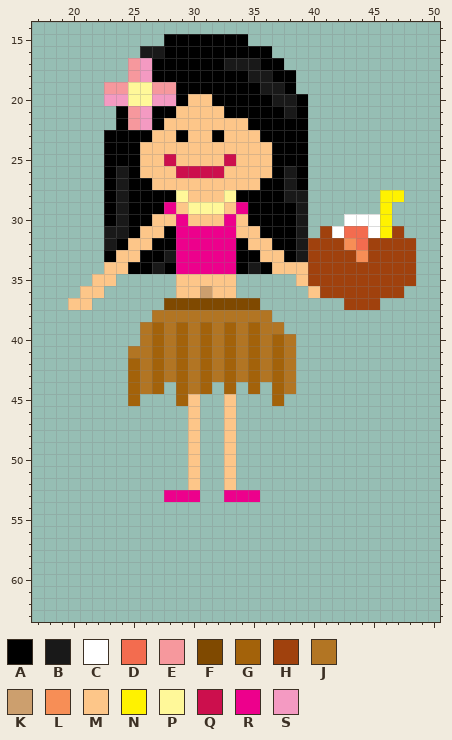
Pixel-art sprite: Shania FIND ABBY!!!!!/sprites/spr_shania/layers/8996efd8-3c8e-498f-a087-a184acf03416/42f4934e-91a5-451c-b92b-faaf10f1793d.png. Above is the file before it was changed.
The file is 64x64 pixels. Shown: x 17..50, y 14..63.
Palette (. is transparent): A #000000  B #191919  C #ffffff  D #f36c4f  E #f6989d  F #7f4900  G #a3620a  H #a0410d  J #b27523  K #cc9f6e  L #f78e56  M #fdc689  N #fff200  P #fff899  Q #cc0f4d  R #ed008c  S #f49ac2
Pixels before, first column x 20:
15 ........AAAAAAA..............
16 ......BBAAAAAAAAA............
17 .....ESAAAAAABBBAA...........
18 .....ESAAAAAAAABBAA..........
19 ...EEPPEEAAAAAAABBA..........
20 ...SSPPSSAMMAAAAABBA.........
21 ....AESAAMMMMAAAAABA.........
22 ....AESAMMMMMMMAAAAA.........
23 ...AAAAMMAMMAMMMAAAA.........
24 ...AAAMMMMMMMMMMMAAA.........
25 ...AAAMMQMMMMQMMMAAA.........
26 ...ABAMMMQQQQMMMMABA.........
27 ...ABAAMMMMMMMMMAABA.........
28 ...ABAAAAPMMMPAAAABB......NN.
29 ...ABAAARMPPPMRAAAAB......N..
30 ...ABAAMMRMMMRMAAAAB...CCCN..
31 ...BBAMMARRRRRMMAAAB.HCDDCNH.
32 ...BAMMAARRRRRAMMAABHHHLDHHHH
33 ...AMMAABRRRRRAAMMABHHHHLHHHH
34 ...MMAABARRRRRABAMMMHHHHHHHHH
35 ..MM.....MMMMM.....MHHHHHHHHH
36 .MM......MMKMM......MHHHHHHH.
37 MM......FFFFFFFF.......HHH...
38 .......JJJJJJJJJJ............
39 ......JGJGJGJGJGJJ...........
40 ......JGJGJGJGJGJGJ..........
41 .....JJGJGJGJGJGJGJ..........
42 .....GJGJGJGJGJGJGJ..........
43 .....GJGJGJGJGJGJGJ..........
44 .....GJG.GJG.G.G.GJ..........
45 .....G...GM..M...G...........
46 ..........M..M...............
47 ..........M..M...............
48 ..........M..M...............
49 ..........M..M...............
50 ..........M..M...............
51 ..........M..M...............
52 ..........M..M...............
53 ........RRR..RRR.............
Once edited:
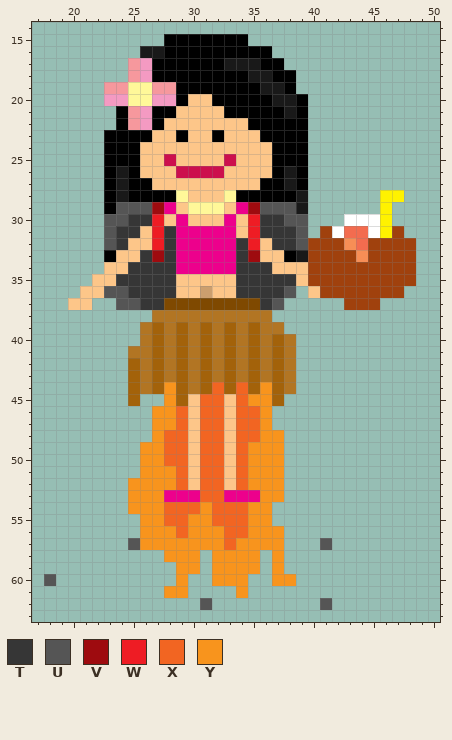
Colours new in this view: T #363636  U #555555  V #9e0b0f  W #ee1c24  X #f26522  Y #f8941d
The exact change:
Changed rows in their new state; - is an unchanged pixel.
first column x 23:
28 ---------------A-
29 -UUUV-------VUUU-
30 UUTTW-------WTTUU
31 UTT-WT------WTTTU
32 UT--WT-----TW-TTU
33 ---TVT-----TV----
34 --TTTT-----TTT---
35 -TTTTT-----TTTTT-
36 UUTTTT-----TTTTU-
37 -UUTT--------TU--
first column x 18:
44 ----------Y---X-X-Y-----
45 ----------Y--XX-XYY-----
46 ---------YYX-XX-XXY-----
47 ---------YYX-XX-XXY-----
48 ---------YXX-XX-XXYY----
49 --------YYXX-XX-XYYY----
50 --------YYXX-XX-XYYY----
51 --------YYYX-XX-XYYY----
52 -------YYYYX-XX-XYYY----
53 -------YYY---XX---YY----
54 -------YYYXXXYXXXYY-----
55 --------YYXXYYXXXYY-----
56 --------YYYXYYYXXYYY----
57 -------UYYYYYYYXYYYY---U
58 ----------YYY-YYYY-Y----
59 -----------YY-YYYY-Y----
60 U----------Y--YYY--YY---
61 ----------YY----Y-------
62 -------------U---------U
Where, in picture pixels (left, top, right, bottom), the same in both pictures:
changed: (236, 190, 308, 310)
changed: (104, 202, 176, 310)
added: (128, 382, 332, 610)
added: (44, 574, 56, 586)
